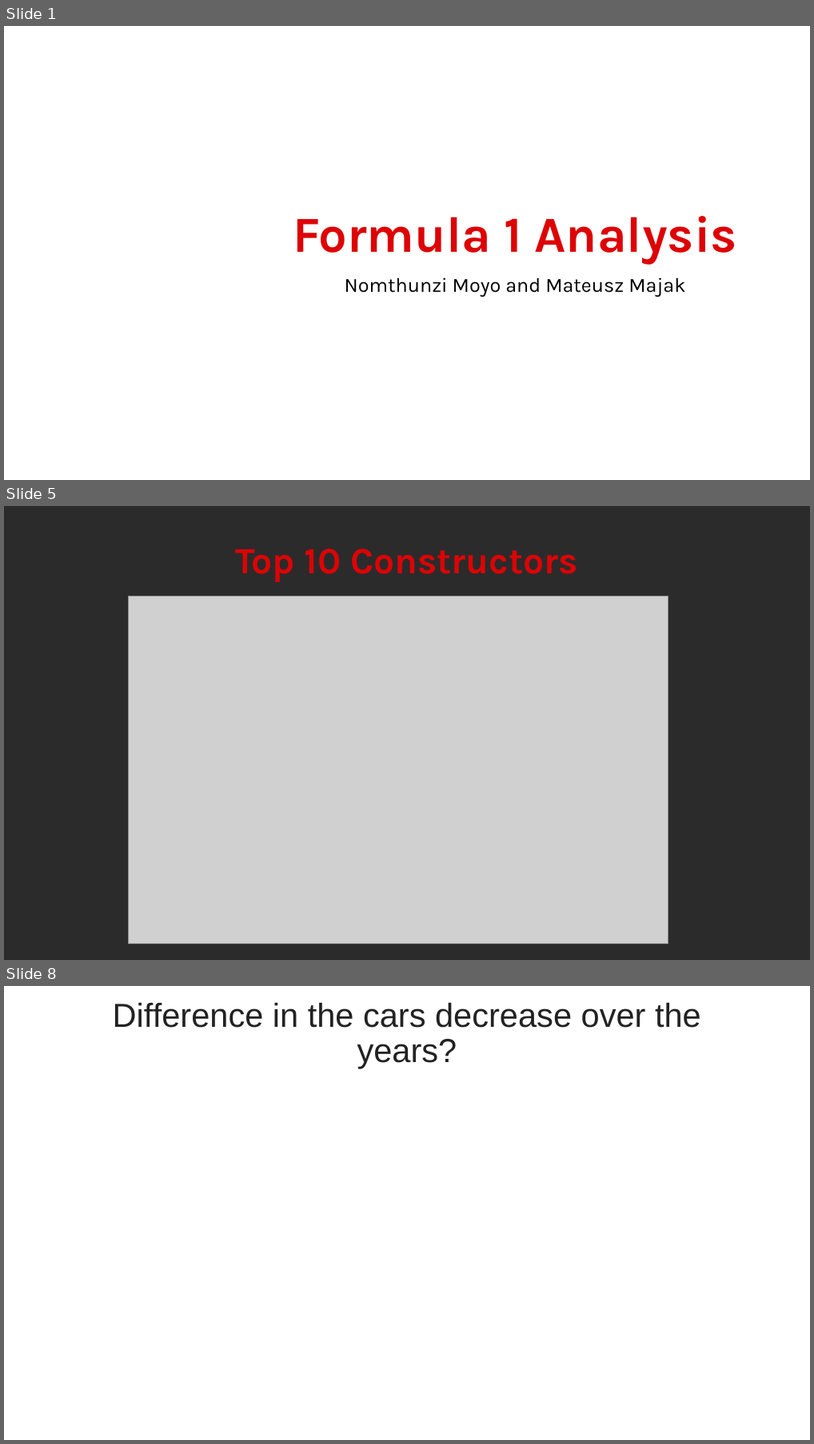
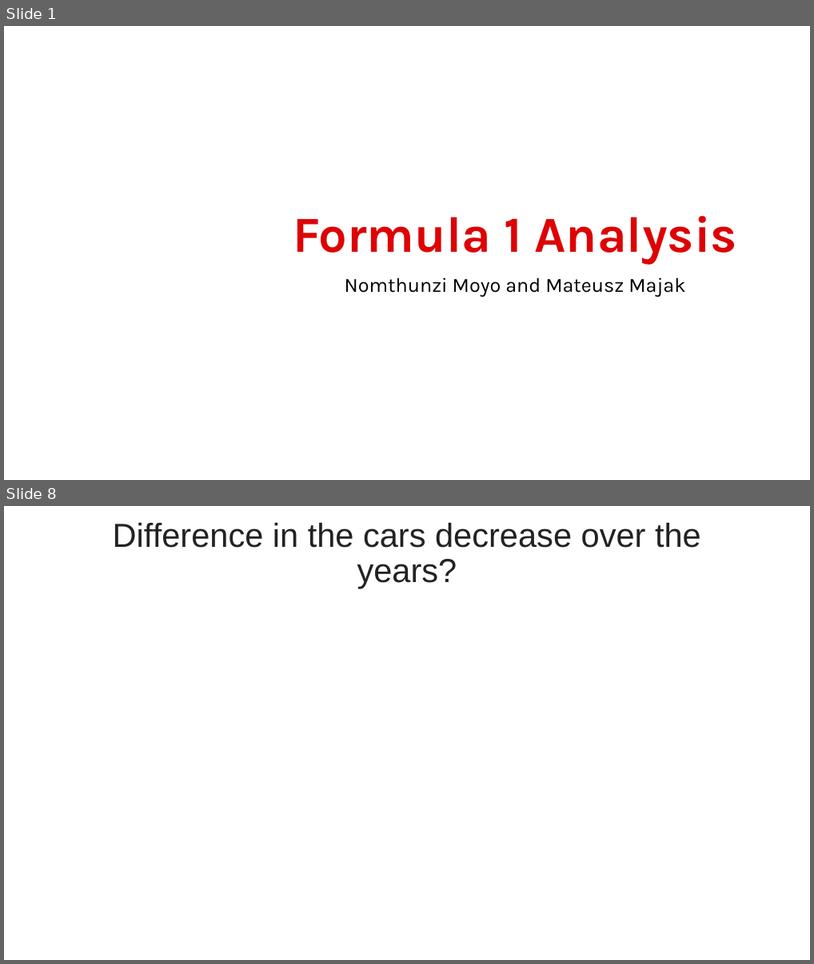
Before and after one commit to MateuszMajak/R_Visual, a slide deck: Presentation/F1_Presentation_Moyo_Majak.pptx. Shown one above the other, each under a label of ours: slides 1, 5 and 8 before the commit, slides 1 and 8 after it; the slides between them are not shown. The pictures are 814x1444 and 814x964 pixels, drawn with LibreOffice and Linux fonts; fonts in the diff are those of the drawing; grey boxes stand for pictures; background and template pictures are left out; a plain dark background stands for a picture behind light text. Boxes give left, top, right and bottom in pixels: in the first picture for what was removed or moved away, otherwise in the second. Text is boxed around its words. In the diff, an @@ line names an element or a change of style, - is before the commit and + after.

```diff
--- a/Presentation/F1_Presentation_Moyo_Majak.pptx
+++ b/Presentation/F1_Presentation_Moyo_Majak.pptx
@@ slide 5 removed at bbox=[4, 506, 810, 960], background picture (left out) @@
@@ title removed at bbox=[235, 548, 578, 582] @@
-Top 10 Constructors
@@ picture removed at bbox=[129, 596, 669, 944] @@
```
Also in this commit, not shown: 3 slides changed, 4 slides added, 4 other slides removed, 1 other file.
